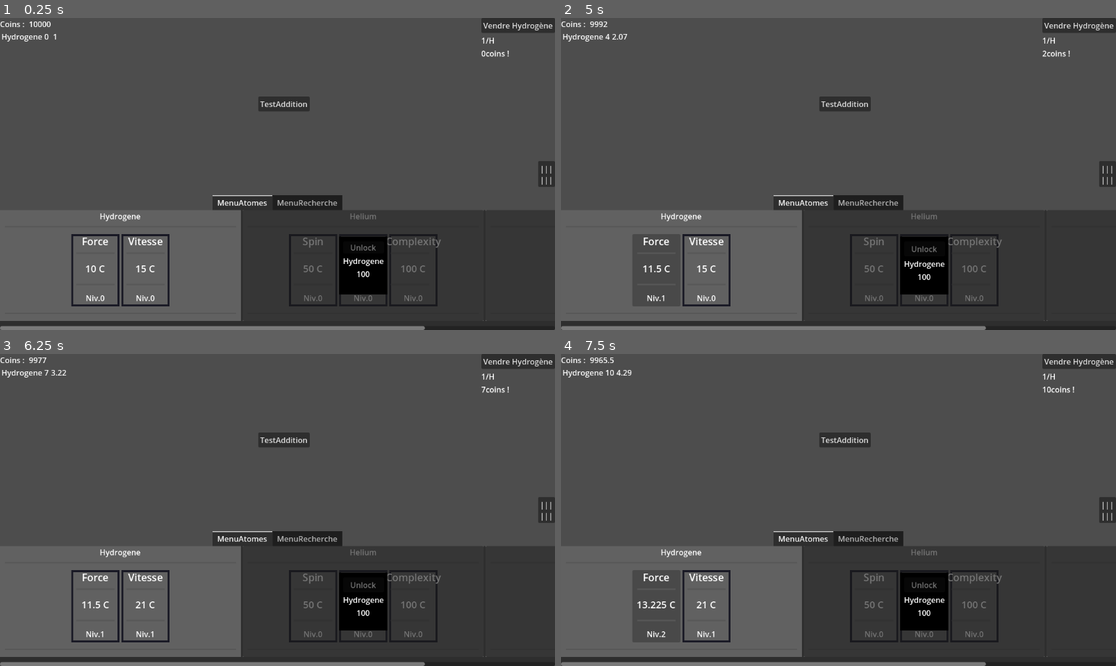
Above: before the commit, frames 1-4 (two rows, left to right).
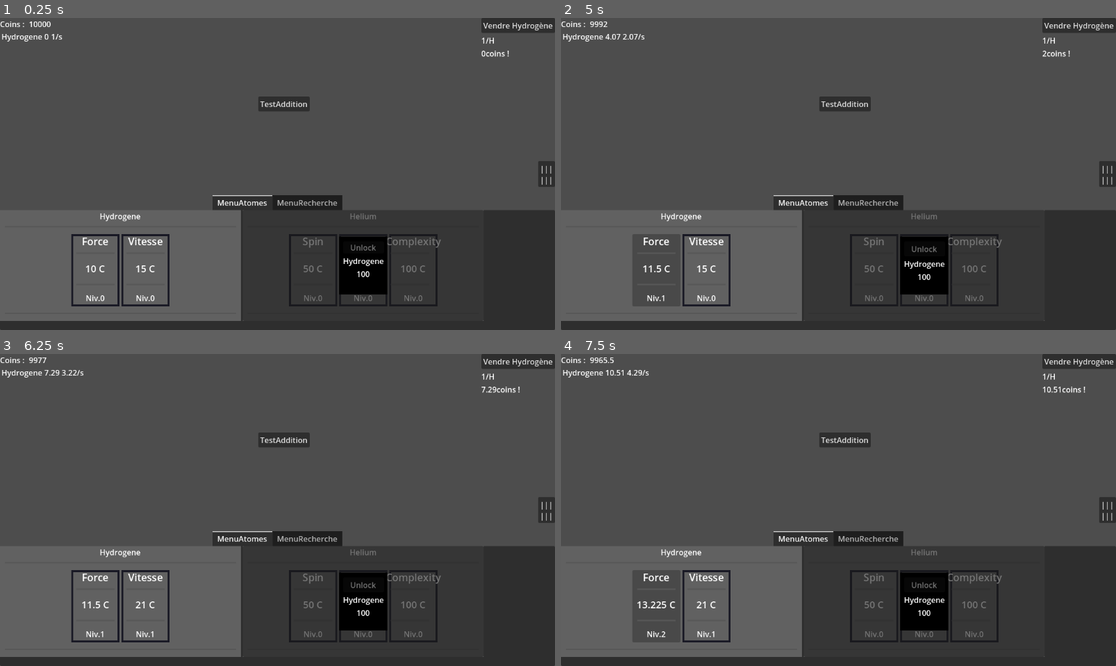
Above: after the commit, the same moments.

Repository: loquils/ASE
Game: Godot game, scene res://Design/Scenes/Game.tscn
Two runs of this game, one before a commit and one after it. Both use one fixed random seed, a clock stepped at 60 frames per second and the inputs below.
Inputs (mouse positions are in pixels of both pictures, inside the frame that each line leads up to):
- Up to frame 1 (0.25 s): no input
- Up to frame 2 (5 s): click "Vendre Hydrogène" at 0.5 s; click "TestAddition" at 1.25 s; click "||| |||" at 2 s; click "Vendre Hydrogène" at 2.75 s; click "||| |||" at 3.5 s; click (655, 270) at 4.27 s
- Up to frame 3 (6.25 s): click (144, 606) at 5.02 s; click (360, 606) at 5.77 s
- Up to frame 4 (7.5 s): click (971, 606) at 6.52 s; click (655, 606) at 7.27 s

The runs differ from the first frame. In frame 1, 1.0% of the frame differs, in the area x 0-88%, y 5-100%; in frame 2, 1.1%; in frame 3, 1.1%; in frame 4, 1.2%, in the area x 0-95%, y 5-100%.

Commit message:
Correction et ajout CustomNumber
Correction des calculs dans CustomNumber
Ajout du multiply, power et compare :)
Changement des nombres en CustomNumbers :)

Diff:
--- a/Game/Classes/Atome.gd
+++ b/Game/Classes/Atome.gd
@@ -11,14 +11,11 @@
 
 var ListeAttribs = []
 
-func _init(name, apportAtome, prixBaseVenteAtome):
+func _init(name, apportAtome:CustomNumber, prixBaseVenteAtome:CustomNumber = CustomNumber.new()):
 	Name = name
 
 	ApportAtome = apportAtome
 	PrixBaseVenteAtome = prixBaseVenteAtome
-
-	#var coin = CoefficientsRapportAttributs["Force"] * NiveauxAttributs["Force"]
-	#var coin2 = CoefficientsRapportAttributs["Vitesse"] * NiveauxAttributs["Vitesse"]
 
 #Permet de définir la liste des attributs de l'atome.
 func DefineAtomeAttributs(attributsListe):
@@ -30,18 +27,20 @@
 
 #Retourne le prix de l'amélioration de l'attribut.
 func GetPrixAttribut(attribut):
-	var prix = attribut.PrixBaseAmelio * pow(attribut.CoefficientAchat, attribut.Niveau)
+	var poww = attribut.CoefficientAchat.power(attribut.Niveau)
+	var prix = attribut.PrixBaseAmelio.multiply(poww)
 	return prix
 
 #Retourne le coefficient d'augmentation des attributs.
 func GetAugmentationsAttributs():
-	var attributsAddition = 0.0
+	var attributsAddition = CustomNumber.new()
 	for attribut in ListeAttribs:
-		attributsAddition += attribut.CoefficientRapport * attribut.Niveau
+		attributsAddition = attributsAddition.add(attribut.CoefficientRapport.multiply(attribut.Niveau))
 	return attributsAddition
 
+#Retourne la quantité d'atome par seconde par rapport aux attribut
 func GetAtomePerSec():
 	if isUnlocked:
-		return ApportAtome * (1.0 + GetAugmentationsAttributs())
+		return ApportAtome.multiply((CustomNumber.new(1.0).add(GetAugmentationsAttributs())))
 	else:
-		return 0.00
+		return CustomNumber.new()
--- a/Game/Classes/AttributAtome.gd
+++ b/Game/Classes/AttributAtome.gd
@@ -8,7 +8,7 @@
 var CoefficientRapport
 var PrixBaseAmelio
 
-func _init(atome, name, niveau, coefficientAchat, coefficientRapport, prixBaseAmelio):
+func _init(atome, name, niveau:CustomNumber, coefficientAchat:CustomNumber, coefficientRapport:CustomNumber, prixBaseAmelio:CustomNumber):
 	Atome = atome
 	Name = name
 	Niveau = niveau
--- a/Game/Classes/Recherche.gd
+++ b/Game/Classes/Recherche.gd
@@ -8,7 +8,7 @@
 var Augmentation
 var AugmentationPercent
 
-func _init(id, name, description, prix, augmentation, augmentationPercent):
+func _init(id, name, description, prix:CustomNumber, augmentation, augmentationPercent):
 	Id = id
 	Name = name
 	Description = description
--- a/Game/Script/ButtonAttribut.gd
+++ b/Game/Script/ButtonAttribut.gd
@@ -4,6 +4,8 @@
 
 func _set_var(attribut):
 	Attribut = attribut
+	print("Dans attribut " + attribut.Name)
+	print(str(Attribut.Niveau) + " | " + str(Attribut.Atome.GetPrixAttribut(Attribut)))
 	$VBoxContainer/NomLabel.text = Attribut.Name
 	$VBoxContainer/Niveau.text = "Niv." + str(Attribut.Niveau)
 	$VBoxContainer/Prix.text = str(Attribut.Atome.GetPrixAttribut(Attribut)) + " C"
@@ -13,10 +15,10 @@
 	pressed.connect(RechercheClick.AttributButtonEventTrigger.bind(Attribut))
 
 func _process(delta):
-	$VBoxContainer/Niveau.text = "Niv." + str(Attribut.Niveau)
-	$VBoxContainer/Prix.text = str(Attribut.Atome.GetPrixAttribut(Attribut)) + " C"
+	$VBoxContainer/Niveau.text = "Niv." + Attribut.Niveau._to_string()
+	$VBoxContainer/Prix.text = Attribut.Atome.GetPrixAttribut(Attribut)._to_string() + " C"
 
-	if Attribut.Atome.GetPrixAttribut(Attribut) > RessourceManager.Coins:
+	if Attribut.Atome.GetPrixAttribut(Attribut).compare(RessourceManager.Coins) > 0:
 		disabled = true
 	else:
 		disabled = false
--- a/Game/Script/ButtonRecherche.gd
+++ b/Game/Script/ButtonRecherche.gd
@@ -20,7 +20,7 @@
 #On met a jour l'UI en bloquant le bouton :)
 func _process(_delta):
 	if not Recherche.Achete:
-		if Recherche.Prix <= RessourceManager.Coins:
+		if Recherche.Prix.compare(RessourceManager.Coins) <= 0:
 			disabled = false
 		else:
 			disabled = true
--- a/Game/Script/CanvasPresentationAttributs.gd
+++ b/Game/Script/CanvasPresentationAttributs.gd
@@ -18,7 +18,7 @@
 	else:
 		for priceAtome in Atome.AtomePriceForUnlocking:
 			$PanelForUnlock/VBoxContainer/AtomeLabel.text = priceAtome
-			$PanelForUnlock/VBoxContainer/PrixLabel.text = str(Atome.AtomePriceForUnlocking[priceAtome])
+			$PanelForUnlock/VBoxContainer/PrixLabel.text = str(Atome.AtomePriceForUnlocking[priceAtome]._to_string())
 
 # Called when the node enters the scene tree for the first time.
 func _ready():
@@ -32,8 +32,10 @@
 
 		#On test si le bouton est disabled ou pas : donc si on a assez de tous les atomes qu'on a besoin
 		var testForOk = true
-		for priceAtome in Atome.AtomePriceForUnlocking:
-			if RessourceManager.QuantiteesAtomes[priceAtome] < Atome.AtomePriceForUnlocking[priceAtome]:
+		for priceAtomeName in Atome.AtomePriceForUnlocking:
+			RessourceManager.QuantiteesAtomes[priceAtomeName].prints()
+			Atome.AtomePriceForUnlocking[priceAtomeName].prints()
+			if RessourceManager.QuantiteesAtomes[priceAtomeName].compare(Atome.AtomePriceForUnlocking[priceAtomeName]) < 0:
 				testForOk = false
 
 		if testForOk:
@@ -47,12 +49,12 @@
 	if Atome.isUnlocked:
 		return
 
-	for priceAtome in Atome.AtomePriceForUnlocking:
-		if RessourceManager.QuantiteesAtomes[priceAtome] < Atome.AtomePriceForUnlocking[priceAtome]:
+	for priceAtomeName in Atome.AtomePriceForUnlocking:
+		if RessourceManager.QuantiteesAtomes[priceAtomeName].compare(Atome.AtomePriceForUnlocking[priceAtomeName]) < 0:
 			return
 
-	for priceAtome in Atome.AtomePriceForUnlocking:
-		RessourceManager.QuantiteesAtomes[priceAtome] -= Atome.AtomePriceForUnlocking[priceAtome]
+	for priceAtomeName in Atome.AtomePriceForUnlocking:
+		RessourceManager.QuantiteesAtomes[priceAtomeName] = RessourceManager.QuantiteesAtomes[priceAtomeName].minus(Atome.AtomePriceForUnlocking[priceAtomeName])
 
 	Atome.isUnlocked = true
 
--- a/Game/Script/CustomNumber.gd
+++ b/Game/Script/CustomNumber.gd
@@ -3,16 +3,17 @@
 var decimal
 var expo
 
-func _init(deci, ex):
+func _init(deci:float = 0.0, ex:int = 0):
 	decimal = deci
 	expo = ex
 
 
-
 #Permet d'additionner deux chiffre en notation comme on a
-func add(numberToAdd):
+func add(numberToAdd:CustomNumber):
 	var numMax
 	var numMin
+	var newDecimal
+	var newExpo
 
 	#On récupère le nombre min et le max
 	if expo > numberToAdd.expo:
@@ -29,30 +30,79 @@
 			numMax = numberToAdd
 			numMin = self
 
+	newExpo = numMax.expo
+	newDecimal = numMax.decimal
+
 	if numMax.expo - numMin.expo <= 5:
 		#On calcul le decimal
-		decimal = RoundFloat5Decimal(numMax.decimal + (numMin.decimal / 10 ** (numMax.expo - numMin.expo)))
-		expo = numMax.expo
+		newDecimal = RoundFloat5Decimal(numMax.decimal + (numMin.decimal / 10 ** (numMax.expo - numMin.expo)))
 
 		#Si on a plus de 1 chiffre avant la virgule, on re-arrange
-		var posDot = str(decimal).find(".")
-		if posDot != 1:
-			decimal = RoundFloat5Decimal(decimal / (10 ** (posDot - 1)))
-			expo += posDot - 1
-
+		var posDot = str(newDecimal).find(".")
+		if posDot >= 1:
+			newDecimal = RoundFloat5Decimal(newDecimal / (10 ** (posDot - 1)))
+			newExpo += posDot - 1
+	return CustomNumber.new(newDecimal, newExpo)
 
 
 #Permet de soustraire deux chiffre en notation comme on a
-func minus(numberToAdd):
-	if expo - numberToAdd.expo <= 5:
+func minus(numberToMinus:CustomNumber):
+	var newDecimal = decimal
+	var newExpo = expo
+	if expo - numberToMinus.expo <= 5:
 		#On calcul le decimal
-		decimal = RoundFloat5Decimal(decimal - (numberToAdd.decimal / 10 ** (expo - numberToAdd.expo)))
+		newDecimal = RoundFloat5Decimal(decimal - (numberToMinus.decimal / 10 ** (expo - numberToMinus.expo)))
 
 		#Si on a des 0 avant la virgule, il faut les virer
-		while str(decimal)[0] == "0":
-			decimal = RoundFloat5Decimal(decimal * 10)
-			expo -= 1
+		while str(newDecimal)[0] == "0":
+			newDecimal = RoundFloat5Decimal(newDecimal * 10)
+			newExpo -= 1
 
+	return CustomNumber.new(newDecimal, newExpo)
+
+
+#Permet de multiplier deux CustomNumber
+func multiply(numberMultiply:CustomNumber):
+	var newDeci = decimal * numberMultiply.decimal
+	var newExpo = expo + numberMultiply.expo
+
+	#Si on a plus de 1 chiffre avant la virgule, on re-arrange
+	var posDot = str(newDeci).find(".")
+	if posDot >= 1:
+		newDeci = RoundFloat5Decimal(newDeci / (10 ** (posDot - 1)))
+		newExpo += posDot - 1
+
+	return CustomNumber.new(newDeci, newExpo)
+
+
+func power(numberPower:CustomNumber):
+	if self.compare(numberPower) == 0:
+		return CustomNumber.new(1.0)
+
+	var newDeci = pow(decimal, numberPower.decimal)
+	var newExpo = expo * numberPower.expo
+
+	#Si on a plus de 1 chiffre avant la virgule, on re-arrange
+	var posDot = str(newDeci).find(".")
+	if posDot >= 1:
+		newDeci = RoundFloat5Decimal(newDeci / (10 ** (posDot - 1)))
+		newExpo += posDot - 1
+
+	return CustomNumber.new(newDeci, newExpo)
+
+
+func compare(numberToCompare:CustomNumber):
+	if expo > numberToCompare.expo:
+		return 1
+	elif expo < numberToCompare.expo:
+		return -1
+	else:
+		if decimal > numberToCompare.decimal:
+			return 1
+		elif decimal < numberToCompare.decimal:
+			return -1
+		else:
+			return 0
 
 
 #Permet d'afficher le nombre sous la forme 1.00e10
@@ -65,6 +115,11 @@
 		#print(str(decimal).substr(0, 4) + "e" + str(expo))
 
 
+func _to_string():
+	if expo < 6:
+		return str(decimal * (10**expo))
+	else:
+		return str(decimal).substr(0, 4) + "e" + str(expo)
 
 #Permet de couper le chiffre à la 5eme décimale
 func RoundFloat5Decimal(number):
--- a/Game/Script/Game.gd
+++ b/Game/Script/Game.gd
@@ -6,16 +6,12 @@
 
 func _process(_delta):
 	$HBoxContainer/Coins.text = str(RessourceManager.Coins)
-
-	#Maj button amelio force
-	#$MenuAllGame/MenuAtomes/Panel/HBoxContainer/AmelioForce/VBoxContainer/Niveau.text = str(coin.NiveauxAttributs["Force"])
 	#var prix = round(coin.PrixBaseAmelioAttributs["Force"] * pow(coin.CoefficientsAchatAttributs["Force"], coin.NiveauxAttributs["Force"]))
-	#$MenuAllGame/MenuAtomes/Panel/HBoxContainer/AmelioForce/VBoxContainer/Prix.text = str(prix)
 
 	#Maj Ui vente
-	var PrixVenteHydrogene = RessourceManager.ListeAtomes["Hydrogene"].PrixBaseVenteAtome * (1.0 + $MenuAllGame/MenuRecherche.CurrentBonusesResearches["PrixHydrogenePerCent"])
+	var PrixVenteHydrogene = RessourceManager.ListeAtomes["Hydrogene"].PrixBaseVenteAtome.multiply(CustomNumber.new(1.0 + $MenuAllGame/MenuRecherche.CurrentBonusesResearches["PrixHydrogenePerCent"]))
 	$VBoxVente/ValeurHydrogeneLabel.text = str(PrixVenteHydrogene) + "/H"
-	$VBoxVente/ValeurVenteLabel.text = str(PrixVenteHydrogene * RessourceManager.QuantiteesAtomes["Hydrogene"]) + "coins !"
+	$VBoxVente/ValeurVenteLabel.text = str(PrixVenteHydrogene.multiply(RessourceManager.QuantiteesAtomes["Hydrogene"])) + "coins !"
 
 
 func _on_bouton_menu_pressed():
@@ -25,7 +21,7 @@
 func _on_main_timer_timeout():
 	for atome in RessourceManager.ListeAtomes:
 		if RessourceManager.ListeAtomes[atome].isUnlocked:
-			RessourceManager.QuantiteesAtomes[atome] += round(RessourceManager.ListeAtomes[atome].ApportAtome * (1 + RessourceManager.ListeAtomes[atome].GetAugmentationsAttributs()))
+			RessourceManager.QuantiteesAtomes[atome] = RessourceManager.QuantiteesAtomes[atome].add(RessourceManager.ListeAtomes[atome].ApportAtome.multiply(CustomNumber.new(1.0).add(RessourceManager.ListeAtomes[atome].GetAugmentationsAttributs())))
 
 
 
@@ -39,31 +35,29 @@
 
 
 func _on_button_vendre_pressed():
-	var PrixVenteHydrogene = RessourceManager.ListeAtomes["Hydrogene"].PrixBaseVenteAtome * (1.0 + $MenuAllGame/MenuRecherche.CurrentBonusesResearches["PrixHydrogenePerCent"])
-	RessourceManager.Coins += PrixVenteHydrogene * RessourceManager.QuantiteesAtomes["Hydrogene"]
-	RessourceManager.QuantiteesAtomes["Hydrogene"] = 0
+	var PrixVenteHydrogene = RessourceManager.ListeAtomes["Hydrogene"].PrixBaseVenteAtome.multiply(CustomNumber.new(1.0).add(CustomNumber.new($MenuAllGame/MenuRecherche.CurrentBonusesResearches["PrixHydrogenePerCent"])))
+	RessourceManager.Coins = RessourceManager.Coins.add(PrixVenteHydrogene.multiply(RessourceManager.QuantiteesAtomes["Hydrogene"]))
+	RessourceManager.QuantiteesAtomes["Hydrogene"] = CustomNumber.new()
+	RessourceManager.Coins.prints()
 
 
 func _on_button_pressed():
 	print("---------------Soustraction--------------------")
-	var number1 = CustomNumber.new(1.56314, 23)
+	var number1 = CustomNumber.new(8.85341, 212122)
 	number1.prints()
-	var number2 = CustomNumber.new(8.85341, 22)
+	var number2 = CustomNumber.new(1.56314, 212122)
 	number2.prints()
 
-	number1.minus(number2);
-
-	number1.prints()
+	number1.minus(number2).prints()
 
 	print("---------------Addition--------------------")
-	var number3 = CustomNumber.new(1.25341, 23)
+	var number3 = CustomNumber.new(1.25341, 23488)
 	number3.prints()
-	var number4 = CustomNumber.new(300.09733, 23)
+	var number4 = CustomNumber.new(300.09733, 23485)
 	number4.prints()
 
-	number3.add(number4)
+	number3.add(number4).prints()
 
-	number3.prints()
 
 	print("---------------NombresRandoms--------------------")
 	var number5 = CustomNumber.new(1.25341, 0)
@@ -74,3 +68,19 @@
 
 	var number7 = CustomNumber.new(3.0973, 6)
 	number7.prints()
+
+	print("---------------Multiplication--------------------")
+	var number8 = CustomNumber.new(2.15486, 6)
+	number8.prints()
+	var number9 = CustomNumber.new(8.46575, 8)
+	number9.prints()
+
+	number8.multiply(number9).prints()
+
+	print("---------------Power--------------------")
+	var number10 = CustomNumber.new(2.15486, 6)
+	number10.prints()
+	var number11 = CustomNumber.new(8.46575, 8)
+	number11.prints()
+
+	number10.power(number11).prints()
--- a/Game/Script/MenuAtomes.gd
+++ b/Game/Script/MenuAtomes.gd
@@ -6,8 +6,6 @@
 func _ready():
 	#On connecte ici l'appuie du bouton lors de l'achat d'un attribut
 	RechercheClick.connect("Attribut_button_pressed", AchatAttributButtonPressed)
-
-
 
 	#Il faut générer un canvas de présentation avec Nom, et une liste de boutons
 	for atomeNom in RessourceManager.ListeAtomes:
@@ -23,7 +21,10 @@
 
 #Trigger lors de l'appuie sur un bouton pour augmenter un attribut d'un atome
 func AchatAttributButtonPressed(attribut):
-	if attribut.Atome.GetPrixAttribut(attribut) <= RessourceManager.Coins:
-		RessourceManager.Coins = RessourceManager.Coins - attribut.Atome.GetPrixAttribut(attribut)
-		attribut.Niveau += 1
-		print("Attribut " + attribut.Name + " achetée ! Niveau : " + str(attribut.Niveau))
+	if attribut.Atome.GetPrixAttribut(attribut).compare(RessourceManager.Coins) <= 0:
+		print("AchatAttributButtonPressed 1")
+		RessourceManager.Coins = RessourceManager.Coins.minus(attribut.Atome.GetPrixAttribut(attribut)) #On a un problème soit sur le minus soit sur le GetPrixAttribut
+		print("AchatAttributButtonPressed 2")
+		attribut.Niveau = attribut.Niveau.add(CustomNumber.new(1.0))
+		print("AchatAttributButtonPressed 3")
+		print("Attribut " + attribut.Name + " achetée ! Niveau : " + attribut.Niveau._to_string())
--- a/Game/Script/MenuRecherche.gd
+++ b/Game/Script/MenuRecherche.gd
@@ -7,9 +7,9 @@
 
 # Called when the node enters the scene tree for the first time.
 func _ready():
-	ListeRecherches.append(Recherche.new(0, "Coin1", "Améliore 50%.", 1000, "PrixHydrogenePerCent", 50))
-	ListeRecherches.append(Recherche.new(1, "Coin2", "Améliore 100%", 5000, "PrixHydrogenePerCent", 100))
-	ListeRecherches.append(Recherche.new(2, "Coin3", "Améliore le prix de vente de l'hydrogène de 1 000%.", 20000, "PrixHydrogenePerCent", 1000))
+	ListeRecherches.append(Recherche.new(0, "Coin1", "Améliore 50%.", CustomNumber.new(1.0, 3), "PrixHydrogenePerCent", 50))
+	ListeRecherches.append(Recherche.new(1, "Coin2", "Améliore 100%", CustomNumber.new(5.0, 3), "PrixHydrogenePerCent", 100))
+	ListeRecherches.append(Recherche.new(2, "Coin3", "Améliore le prix de vente de l'hydrogène de 1 000%.", CustomNumber.new(2.0, 4), "PrixHydrogenePerCent", 1000))
 	#ListeRecherches.append(Recherche.new(2, "Coin3", "Améliore 1 000%", 20000, "PrixHydrogenePerCent", 1000))
 	#ListeRecherches.append(Recherche.new(3, "Coin4", "Améliore 10 000%", 50000, "PrixHydrogenePerCent", 10000))
 
@@ -38,11 +38,11 @@
 	if ListeRecherches[posRecherche].Achete:
 		return
 
-	if ListeRecherches[posRecherche].Prix > RessourceManager.Coins:
+	if ListeRecherches[posRecherche].Prix.compare(RessourceManager.Coins) > 0:
 		return
 
 	ListeRecherches[posRecherche].Achete = true
-	RessourceManager.Coins -= ListeRecherches[posRecherche].Prix
+	RessourceManager.Coins = RessourceManager.Coins.minus(ListeRecherches[posRecherche].Prix)
 	print("Recherche " + recherche.Name + " achetée !")
 	MajBonusRecherches()
 
--- a/Game/Script/RessourceManager.gd
+++ b/Game/Script/RessourceManager.gd
@@ -9,31 +9,24 @@
 # Called when the n*ode enters the scene tree for the first time.
 func _ready():
 	#On définit les atomes auxquels on a accès :)
-	var newAtome = Atome.new("Hydrogene", 1.0, 1.0)
-	var ListeAttribsTest = [AttributAtome.new(newAtome, "Force", 0, 1.15, 1.07, 10), AttributAtome.new(newAtome, "Vitesse", 0, 1.40, 1.15, 15)] #AttributAtome.new(newAtome, "COIIIn", 0, 20, 50, 100)
+	var newAtome = Atome.new("Hydrogene", CustomNumber.new(1.0, 0), CustomNumber.new(1.0, 0))
+	var ListeAttribsTest = [AttributAtome.new(newAtome, "Force", CustomNumber.new(), CustomNumber.new(1.15), CustomNumber.new(1.07), CustomNumber.new(10)), AttributAtome.new(newAtome, "Vitesse", CustomNumber.new(), CustomNumber.new(1.40), CustomNumber.new(1.15), CustomNumber.new(15))] #AttributAtome.new(newAtome, "COIIIn", 0, 20, 50, 100)
 	newAtome.DefineAtomeAttributs(ListeAttribsTest)
 	newAtome.isUnlocked = true
 
-	var newAtome2 = Atome.new("Helium", 0.25, 0)
-	var ListeAttribsTest2 = [AttributAtome.new(newAtome2, "Spin", 0, 1.32, 1.12, 50), AttributAtome.new(newAtome2, "Angle", 0, 1.40, 1.2, 50), AttributAtome.new(newAtome2, "Complexity", 0, 1.6, 1.5, 100)]
+	var newAtome2 = Atome.new("Helium", CustomNumber.new(0.25, 0))
+	var ListeAttribsTest2 = [AttributAtome.new(newAtome2, "Spin", CustomNumber.new(), CustomNumber.new(1.32), CustomNumber.new(1.12), CustomNumber.new(50)), AttributAtome.new(newAtome2, "Angle", CustomNumber.new(), CustomNumber.new(1.40), CustomNumber.new(1.2), CustomNumber.new(50)), AttributAtome.new(newAtome2, "Complexity", CustomNumber.new(), CustomNumber.new(1.6), CustomNumber.new(1.5), CustomNumber.new(100))]
 	newAtome2.DefineAtomeAttributs(ListeAttribsTest2)
-	newAtome2.DefineAtomeUnlockingPrice({"Hydrogene" : 100})
+	newAtome2.DefineAtomeUnlockingPrice({"Hydrogene" : CustomNumber.new(1.0, 2)})
 
-	var newAtome3 = Atome.new("Fer", 0.3, 0)
-	var ListeAttribsTest3 = [AttributAtome.new(newAtome3, "Tourette", 0, 10, 50, 5)]
-	newAtome3.DefineAtomeAttributs(ListeAttribsTest3)
-	newAtome3.DefineAtomeUnlockingPrice({"Helium" : 100})
+	#var newAtome3 = Atome.new("Fer", 0.3)
+	#var ListeAttribsTest3 = [AttributAtome.new(newAtome3, "Tourette", 0, 10, 50, 5)]
+	#newAtome3.DefineAtomeAttributs(ListeAttribsTest3)
+	#newAtome3.DefineAtomeUnlockingPrice({"Helium" : 100})
 
-	ListeAtomes = {"Hydrogene" : newAtome, "Helium" : newAtome2, "Fer" : newAtome3}
-
-
+	ListeAtomes = {"Hydrogene" : newAtome, "Helium" : newAtome2}
 
 	for atome in ListeAtomes:
-		QuantiteesAtomes[atome] = 0
+		QuantiteesAtomes[atome] = CustomNumber.new()
 
-	Coins = 10000
-
-
-# Called every frame. 'delta' is the elapsed time since the previous frame.
-#func _process(delta):
-#	pass
+	Coins = CustomNumber.new(1.0, 4)
--- a/Game/Script/TestAffichageRessource.gd
+++ b/Game/Script/TestAffichageRessource.gd
@@ -15,7 +15,7 @@
 	if visible == true:
 		RessourceQuantity = RessourceManager.QuantiteesAtomes[RessourceName]
 		$QuantityLabel.text = str(RessourceQuantity)
-		$PerSecLabel.text = str(RessourceManager.ListeAtomes[RessourceName].GetAtomePerSec())
+		$PerSecLabel.text = str(RessourceManager.ListeAtomes[RessourceName].GetAtomePerSec()) + "/s"
 	else:
 		if RessourceManager.ListeAtomes[RessourceName].isUnlocked:
 			show()
